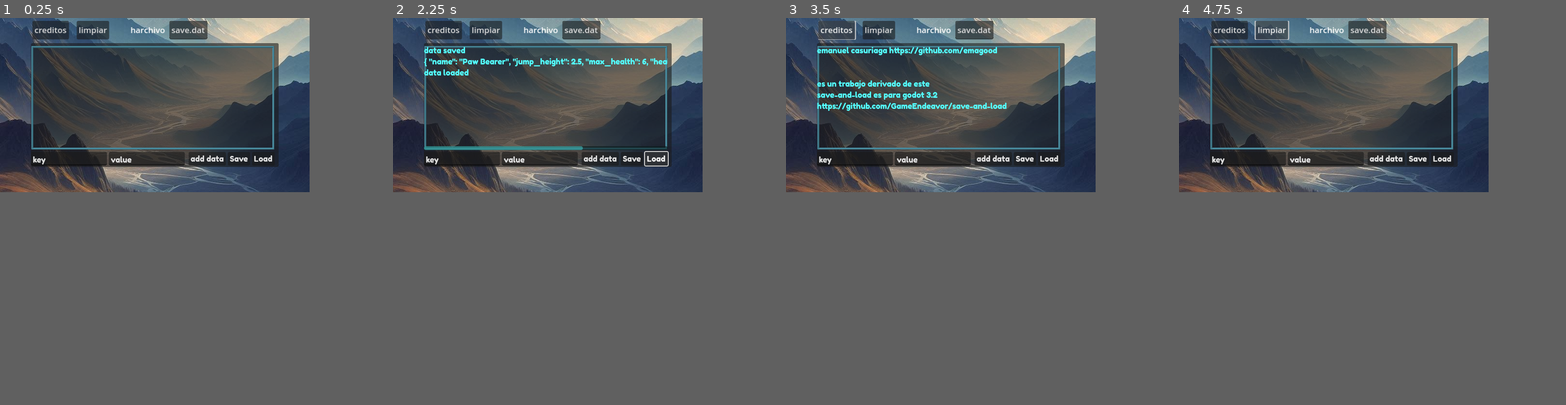
Above: before the commit, frames 1-4 (left to right).
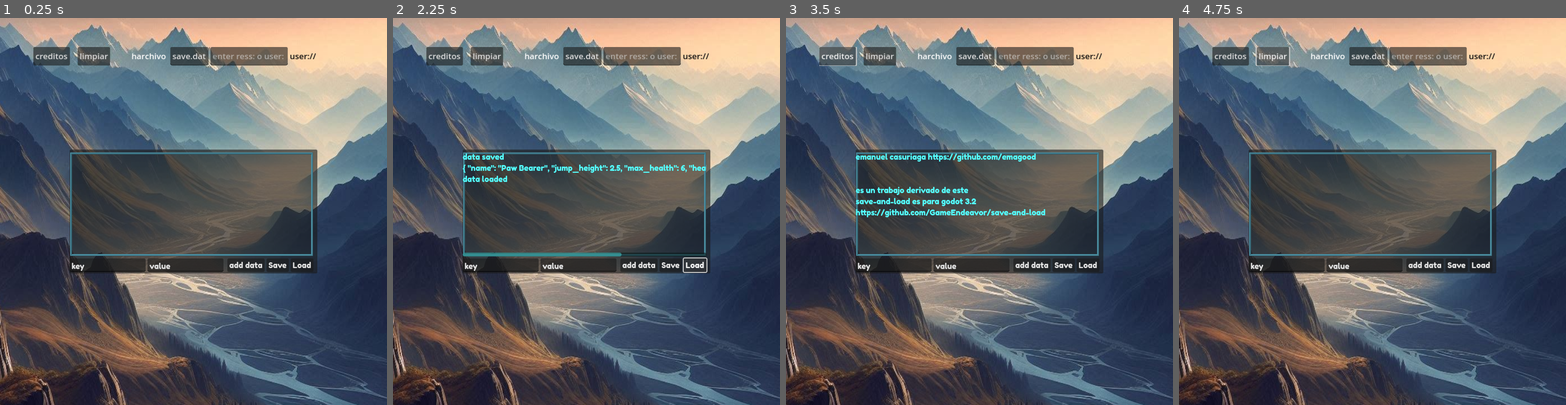
Above: after the commit, the same moments.

Repository: emagood/FileRun-Godot
Game: Godot game, scene res://ecenas/Main.tscn
Two runs of this game, one before a commit and one after it. Both use one fixed random seed, a clock stepped at 60 frames per second and the inputs below.
Inputs:
- Up to frame 1 (0.25 s): no input
- Up to frame 2 (2.25 s): click "add data" at 0.5 s; click "Save" at 1.25 s; click "Load" at 2 s
- Up to frame 3 (3.5 s): click "creditos" at 2.75 s
- Up to frame 4 (4.75 s): click "limpiar" at 3.5 s; tap Enter at 4.25 s
The window is 640x360 before the commit and 800x800 after it. Grey fills any space a smaller window leaves; there, only what the larger window draws over its background counts as a difference.

The runs differ from the first frame. In frame 1, 94% of the frame differs, in the area x 0-100%, y 0-100%; in frame 2, 75%; in frame 3, 95%; in frame 4, 94%.

Commit message:
add android

Diff:
--- a/default_env.tres
+++ /dev/null
@@ -1,7 +0,0 @@
-[gd_resource type="Environment" load_steps=2 format=3 uid="uid://bljivjqgghrdy"]
-
-[sub_resource type="Sky" id="1"]
-
-[resource]
-background_mode = 2
-sky = SubResource("1")
--- a/ecenas/Main.gd
+++ b/ecenas/Main.gd
@@ -1,15 +1,16 @@
 extends Node2D
 
 const SAVE_DIR = "res://saves/"
+@onready var edit_local: Label = $"CanvasLayer/HBoxContainer/edit local"
 
 @onready var console_label = $CanvasLayer/Control/SaveLoadWindow/Panel/VBoxContainer/Console/ScrollContainer/ConsoleLabel
 @onready var key_user = $CanvasLayer/Control/SaveLoadWindow/Panel/VBoxContainer/HBoxContainer/TextEdit
 @onready var value_user = $CanvasLayer/Control/SaveLoadWindow/Panel/VBoxContainer/HBoxContainer/TextEdit2
 @onready var save_text = $CanvasLayer/HBoxContainer/savefile
-
+var platform
 var save_name = "save.dat"
 var save_path = SAVE_DIR
-
+var local = "user://"
 
 var data = {
 		"name" : "Paw Bearer",
@@ -24,9 +25,13 @@
 
 
 func _ready() -> void:
+	platform = OS.get_name()
 
-
-	dir_contents("res://")
+	if platform == "Android":
+		local = "user://"
+		print("Estamos en Android")
+	edit_local.text = local
+	dir_contents(local)
 
 	#var dir = Directory.new()
 	#var path = "res://nueva_carpeta"
@@ -40,8 +45,8 @@
 			#print("Error al crear la carpeta: ", err
 
 
-	var dir = DirAccess.open("res://")
-	var path = "res://saves"
+	var dir = DirAccess.open(local)
+	var path = local+ "saves"
 	if dir.dir_exists(path):
 		print("La carpeta ya existe.")
 	else:
@@ -84,14 +89,14 @@
 
 
 func console_write(value):
-	set_deferred("scroll_horizontal", 600)
+	#set_deferred("scroll_horizontal", 60)
 	console_label.text += str(value) + "\n"
 
 
 
 func _input(event: InputEvent) -> void:
 	$CanvasLayer/Control/SaveLoadWindow/Panel/VBoxContainer/Console/ScrollContainer.scroll_vertical = 600
-	set_deferred("scroll_vertical", 600)
+	#set_deferred("scroll_vertical", 60000)
 	if Input.is_key_pressed(KEY_A):
 		data["Godot"] = {
 		"First Array": [1, 2, 3, 4,3,4,4,3,4,5,4,5,898,7,9,5,7,6,5,7,7,6,7,6,5,6,7,5,3,6,363,63,6736,3,36,36,36,3,63,63,6,3,63,663,63,63,6,345345,3,53,5646,356,45,64,7645,65,456,654,756,6],
@@ -159,3 +164,8 @@
 func _on_borrar_pressed() -> void:
 	console_label.text = ""
 	pass
+
+
+func _on_line_edit_text_submitted(new_text: String) -> void:
+	local = new_text
+	edit_local.text = local
--- a/ecenas/Main.tscn
+++ b/ecenas/Main.tscn
@@ -24,6 +24,9 @@
 Label/constants/shadow_offset_y = 1
 Label/fonts/font = SubResource("1")
 Label/styles/normal = null
+
+[sub_resource type="LabelSettings" id="LabelSettings_hhp63"]
+font_color = Color(0.06053035, 0.06053035, 0.060530342, 1)
 
 [node name="Main" type="Node2D"]
 script = ExtResource("1_2tqft")
@@ -89,7 +92,6 @@
 anchor_bottom = 1.0
 grow_horizontal = 2
 grow_vertical = 2
-follow_focus = true
 
 [node name="ConsoleLabel" type="Label" parent="CanvasLayer/Control/SaveLoadWindow/Panel/VBoxContainer/Console/ScrollContainer"]
 layout_mode = 2
@@ -173,8 +175,18 @@
 max_length = 50
 expand_to_text_length = true
 
+[node name="local dir" type="LineEdit" parent="CanvasLayer/HBoxContainer"]
+custom_minimum_size = Vector2(150, 0)
+layout_mode = 2
+placeholder_text = "enter ress: o user: "
+
+[node name="edit local" type="Label" parent="CanvasLayer/HBoxContainer"]
+layout_mode = 2
+label_settings = SubResource("LabelSettings_hhp63")
+
 [connection signal="pressed" from="CanvasLayer/Control/SaveLoadWindow/Panel/VBoxContainer/HBoxContainer/save key" to="." method="_on_save_key_pressed"]
 [connection signal="pressed" from="CanvasLayer/Control/SaveLoadWindow/Panel/VBoxContainer/HBoxContainer/SaveButton2" to="." method="_on_SaveButton_pressed"]
 [connection signal="pressed" from="CanvasLayer/Control/SaveLoadWindow/Panel/VBoxContainer/HBoxContainer/LoadButton" to="." method="_on_LoadButton_pressed"]
 [connection signal="pressed" from="CanvasLayer/HBoxContainer/creditos" to="." method="_on_button_pressed"]
 [connection signal="pressed" from="CanvasLayer/HBoxContainer/borrar" to="." method="_on_borrar_pressed"]
+[connection signal="text_submitted" from="CanvasLayer/HBoxContainer/local dir" to="." method="_on_line_edit_text_submitted"]
--- a/project.godot
+++ b/project.godot
@@ -13,7 +13,7 @@
 config/name="save-and-load"
 run/main_scene="res://ecenas/Main.tscn"
 config/use_custom_user_dir=true
-config/features=PackedStringArray("4.3")
+config/features=PackedStringArray("4.5")
 boot_splash/bg_color=Color(1, 1, 1, 1)
 boot_splash/image="res://asets/fondo-godot.png"
 config/icon="res://powered-cog-64.png"
@@ -21,10 +21,11 @@
 
 [display]
 
-window/size/viewport_width=640
-window/size/viewport_height=360
+window/size/viewport_width=800
+window/size/viewport_height=800
 window/stretch/mode="canvas_items"
 window/stretch/aspect="expand"
+window/handheld/orientation=6
 
 [file_customization]
 
@@ -35,6 +36,10 @@
 "res://saves/": "gray"
 }
 
+[input_devices]
+
+pointing/emulate_touch_from_mouse=true
+
 [physics]
 
 common/physics_ticks_per_second=35
@@ -42,4 +47,4 @@
 [rendering]
 
 renderer/rendering_method="mobile"
-environment/defaults/default_environment="res://default_env.tres"
+textures/vram_compression/import_etc2_astc=true
Not shown, changed: FredokaOne-Regular.ttf.import
Not shown, changed: asets/9rect.png.import
Not shown, changed: asets/fondo-godot.png.import
Not shown, changed: asets/paisaje.jpeg.import
Not shown, changed: captura/Captura.PNG.import
Not shown, changed: captura/borrado.PNG.import
Not shown, changed: captura/guardar.PNG.import
Not shown, changed: captura/nueva key.PNG.import
Not shown, added: ecenas/Main.gd.uid
Not shown: 1 places in ecenas/Main.tscn that only renumber resources
Not shown, added: export_presets.cfg
Not shown, changed: powered-cog-64.png.import
(and 3 more such lines)
